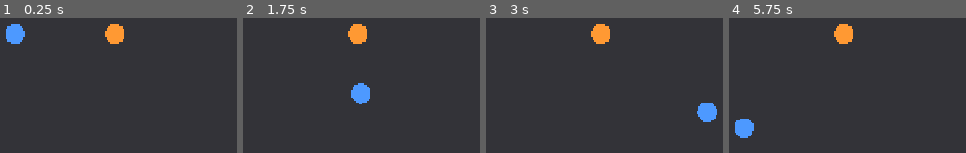
Above: before the commit, frames 1-4 (left to right).
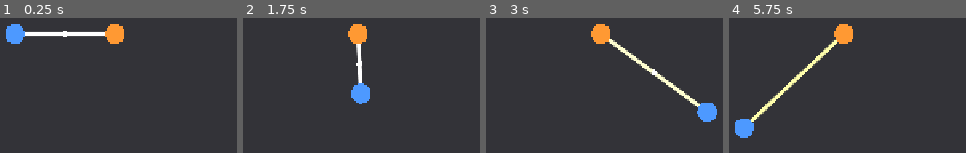
Above: after the commit, the same moments.

Repository: suutukuru/bind-run
Game: Godot game, scene res://scenes/main/main.tscn
Same seed, same stepped clock (60 frames per second), same inputs: the game is played once before the commit and once after it.
Inputs:
- Up to frame 1 (0.25 s): no input
- Up to frame 2 (1.75 s): tap Enter at 0.5 s; hold D (a_right) 0.53-1.28 s; hold S (a_down) from 1.28 s (still down)
- Up to frame 3 (3 s): release S (a_down) at 2.03 s; hold D (a_right) 2.03-2.78 s; hold W (a_up) from 2.78 s (still down)
- Up to frame 4 (5.75 s): release W (a_up) at 3.53 s; hold A (a_left) 3.53-5.03 s; tap F1 (debug_toggle_hub, bound only after the commit) at 4.15 s; hold S (a_down) from 5.03 s (still down)

The runs differ from the first frame. In frame 1, 1.0% of the frame differs, in the area x 10-45%, y 9-15%; in frame 2, 0.5%; in frame 3, 1.6%; in frame 4, 1.6%, in the area x 8-46%, y 16-78%.

Commit message:
Draw the rope and hub, toggle hub display with F1 (TASK-011)
Co-Authored-By: Claude Sonnet 5.5 <noreply@anthropic.com>
Claude-Session: https://claude.ai/code/session_01FmuN5U8N5hun1pocAD6Yrf

Diff:
--- a/scenes/main/main.gd
+++ b/scenes/main/main.gd
@@ -2,5 +2,14 @@
 ## ゲーム全体の組み立て役。
 
 
+@onready var _rope: Rope = $Rope
+
+
 func _ready() -> void:
 	InputActions.register()
+
+
+func _unhandled_input(event: InputEvent) -> void:
+	# F1: ハブの点の表示切替。見た目だけで、ロジックは変わらない
+	if event.is_action_pressed("debug_toggle_hub"):
+		_rope.show_hub = not _rope.show_hub
--- a/scenes/rope/rope.gd
+++ b/scenes/rope/rope.gd
@@ -6,6 +6,11 @@
 
 @export var member_paths: Array[NodePath] = []
 @export var config: RopeConfig
+## ハブの点を描くか。見た目だけの設定で、ロジックは参照しない（FR-008）
+@export var show_hub: bool = true:
+	set(value):
+		show_hub = value
+		queue_redraw()
 
 ## 最新のハブ位置。表示の有無に関係なく、ロジックはこの値だけを使う（FR-008）
 var hub: Vector2 = Vector2.ZERO
@@ -17,6 +22,16 @@
 
 func _init() -> void:
 	process_priority = 10
+	# 紐はキャラクターの下に描く
+	z_index = -1
+
+
+## 伸び率に応じた紐の色: 白（たるみ）→ 黄 → 赤（伸びきり）
+static func color_for_stretch(ratio: float) -> Color:
+	var t: float = clampf(ratio, 0.0, 1.0)
+	if t < 0.5:
+		return Color.WHITE.lerp(Color.YELLOW, t * 2.0)
+	return Color.YELLOW.lerp(Color.RED, (t - 0.5) * 2.0)
 
 
 func _ready() -> void:
@@ -54,3 +69,16 @@
 		stretch_ratios[i] = RopeModel.stretch_ratio(
 			fixed.distance_to(hub), config.natural_radius, config.max_radius
 		)
+	queue_redraw()
+
+
+func _draw() -> void:
+	if config == null or stretch_ratios.size() != _members.size():
+		return
+	var hub_local: Vector2 = to_local(hub)
+	for i: int in _members.size():
+		var ratio: float = stretch_ratios[i]
+		# 張るほど細く・赤くして、限界が近いことを見た目で伝える
+		draw_line(hub_local, to_local(_members[i].global_position), color_for_stretch(ratio), 6.0 - 3.0 * ratio, true)
+	if show_hub:
+		draw_circle(hub_local, 5.0, Color.WHITE)
--- a/scripts/input/input_actions.gd
+++ b/scripts/input/input_actions.gd
@@ -14,6 +14,7 @@
 	"b_right": KEY_RIGHT,
 	"b_up": KEY_UP,
 	"b_down": KEY_DOWN,
+	"debug_toggle_hub": KEY_F1,
 }
 
 
--- a/tests/test_rope.gd
+++ b/tests/test_rope.gd
@@ -70,3 +70,29 @@
 	check_true(a.global_position.distance_to(b.global_position) <= rope.config.max_radius * 2.0 + MAX_DISTANCE_TOLERANCE, "never exceeds 2R")
 	check_true(b.global_position.x > 0.0, "B was dragged along")
 	_free_main(main)
+
+
+func test_stretch_color_runs_white_yellow_red() -> void:
+	check_eq(Rope.color_for_stretch(0.0), Color.WHITE, "slack is white")
+	check_eq(Rope.color_for_stretch(0.5), Color.YELLOW, "half is yellow")
+	check_eq(Rope.color_for_stretch(1.0), Color.RED, "taut is red")
+	check_eq(Rope.color_for_stretch(5.0), Color.RED, "clamped above 1")
+
+
+func test_show_hub_does_not_change_the_result() -> void:
+	# FR-008 / AC-003: ハブの表示を切り替えても、同じ入力から同じ位置になる
+	var results: Array[Vector2] = []
+	for visible_hub: bool in [true, false]:
+		var main: Node = _make_main()
+		var rope: Rope = main.get_node("Rope") as Rope
+		var a: Character = main.get_node("CharacterA") as Character
+		var b: Character = main.get_node("CharacterB") as Character
+		rope.show_hub = visible_hub
+		a.global_position = Vector2(0, 0)
+		b.global_position = Vector2(400, 0)
+		rope.step()
+		results.append(a.global_position)
+		results.append(b.global_position)
+		_free_main(main)
+	check_vec_near(results[0], results[2], "A position")
+	check_vec_near(results[1], results[3], "B position")
Not shown, changed: docs/planning/task-board.md
